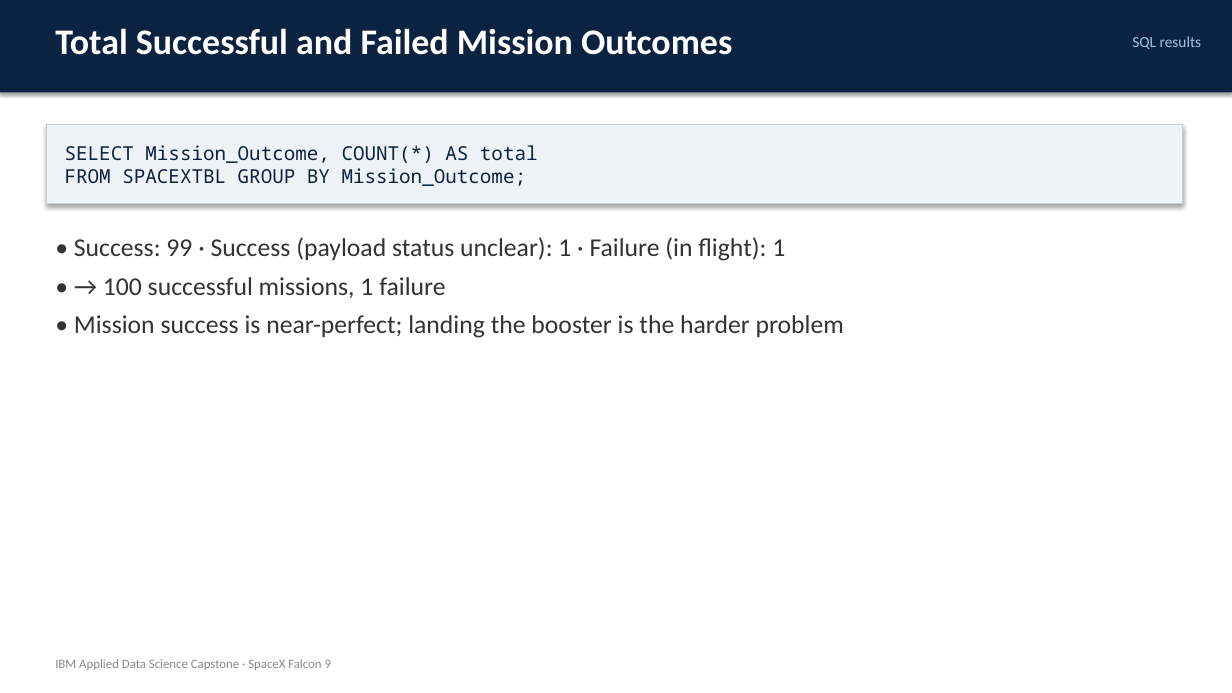
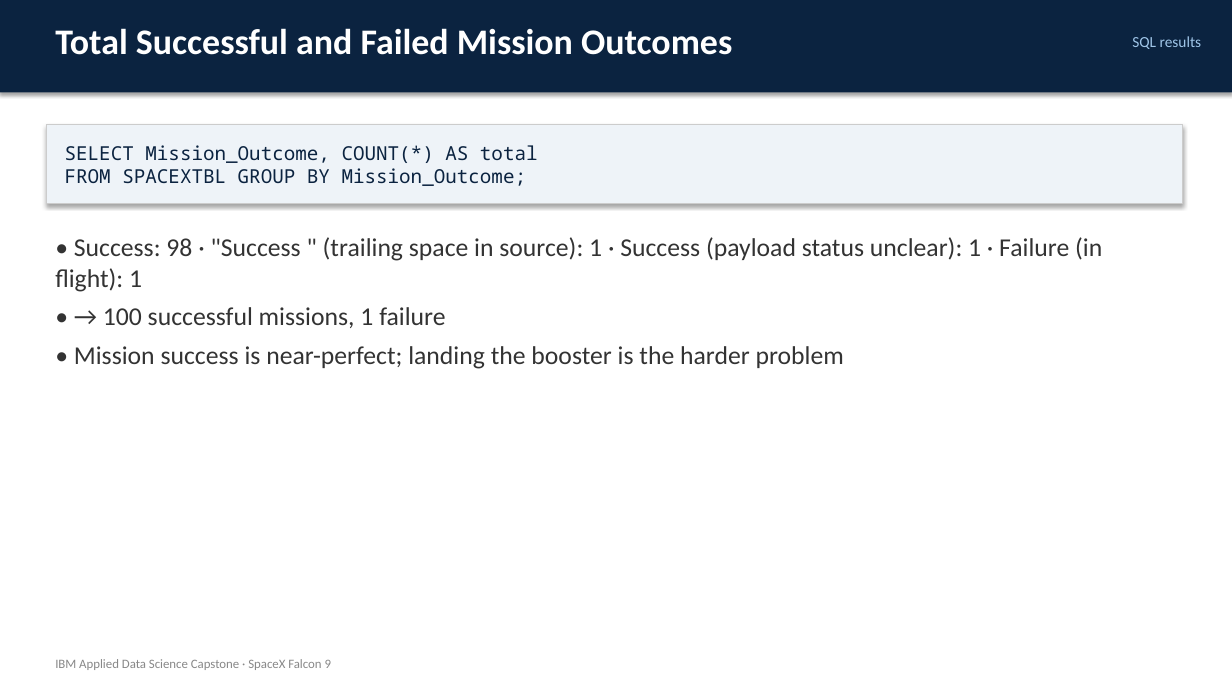
Before and after one commit to Downey112/ibm-ds-capstone-spacex, a slide deck: slide 28 of Data Science Capstone Project Report.pptx. Drawn at 1232x693 pixels with LibreOffice and Linux fonts; fonts in the diff are those of the drawing. Boxes give left, top, right and bottom in pixels: in the first picture for what was removed or moved away, otherwise in the second. Text is boxed around its words. In the diff, an @@ line names an element or a change of style, - is before the commit and + after.

Commit message:
Complete and execute all capstone notebooks, add Dash app
- Fill the API, web scraping, wrangling and ML lab templates and run them
- Add EDA visualisation, SQL and Folium notebooks with outputs
- Add Plotly Dash app with screenshots
- Correct mission outcome counts on the SQL slide

```diff
--- a/Data Science Capstone Project Report.pptx
+++ b/Data Science Capstone Project Report.pptx
@@ text at [55,237,1102,292]: text changed @@
-• Success: 99 · Success (payload status unclear): 1 · Failure (in flight): 1
+• Success: 98 · "Success " (trailing space in source): 1 · Success (payload status unclear): 1 · Failure (in flight): 1
```
Also in this commit, not shown: 19 other files.
